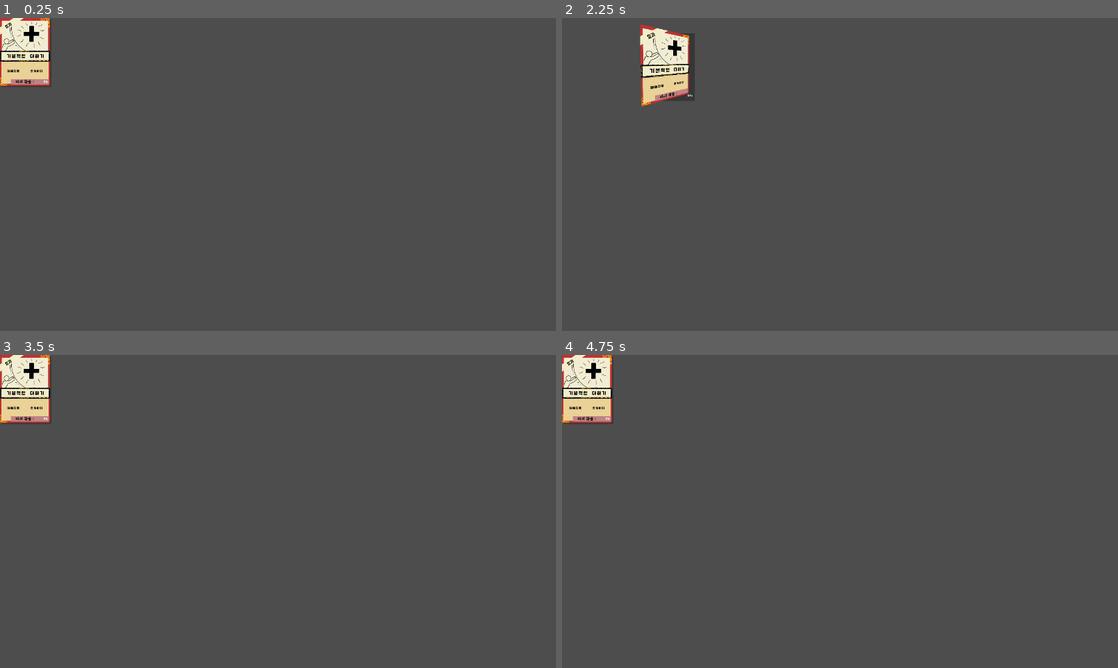
Above: before the commit, frames 1-4 (two rows, left to right).
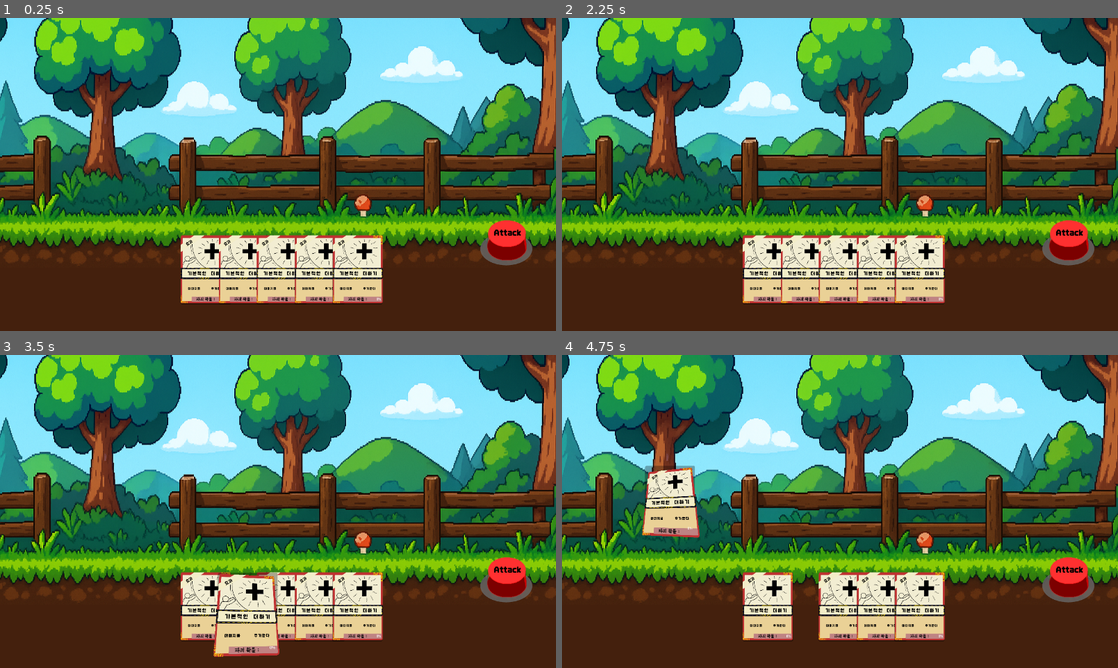
Above: after the commit, the same moments.

Repository: danielk5432/triangle_kimbop
Game: Godot game, scene res://scene/battle_test.tscn
Same seed, same stepped clock (60 frames per second), same inputs: the game is played once before the commit and once after it. The engine's default icon, where the game draws it, is replaced by a stand-in: a white triangle on a blue panel in a dark square.
Inputs (mouse positions are in pixels of both pictures, inside the frame that each line leads up to):
- Up to frame 1 (0.25 s): no input
- Up to frame 2 (2.25 s): click "0%" at 0.5 s; click (1073, 240) at 1.27 s; tap Enter (ui_accept) at 2 s; drag from (584, 52) to (895, 105) at 2.02 s
- Up to frame 3 (3.5 s): drag from (166, 527) to (250, 574) at 2.77 s
- Up to frame 4 (4.75 s): move the mouse to (895, 442) at 3.52 s; hold Up (ui_up) 3.53-4.25 s; click (895, 442) at 3.67 s; tap Enter (ui_accept) at 4.25 s; drag from (812, 574) to (673, 464) at 4.27 s

The runs differ from the first frame. In frame 1, 100% of the frame differs, in the area x 0-100%, y 0-100%; in frame 2, 100%; in frame 3, 100%; in frame 4, 100%.

Commit message:
card select complete

Diff:
--- a/scene/battle_test.tscn
+++ b/scene/battle_test.tscn
@@ -1,13 +1,25 @@
-[gd_scene load_steps=3 format=3 uid="uid://0abkycpxej81"]
+[gd_scene load_steps=5 format=3 uid="uid://0abkycpxej81"]
 
 [ext_resource type="Script" uid="uid://b1gqhyl5iapvq" path="res://script/battle_manager.gd" id="1_ka80r"]
-[ext_resource type="PackedScene" uid="uid://cndog1tx8q6fb" path="res://scene/card/fireball_card.tscn" id="2_ka80r"]
+[ext_resource type="Texture2D" uid="uid://boouxrscpgl48" path="res://resource/background.png" id="2_ka80r"]
+[ext_resource type="Texture2D" uid="uid://clc8sqndh1n4l" path="res://resource/attack_off.png" id="3_sib02"]
+[ext_resource type="Texture2D" uid="uid://bw4wlnk7fojdg" path="res://resource/attack_on.png" id="4_hyxxc"]
 
 [node name="BattleTest" type="Node2D"]
 script = ExtResource("1_ka80r")
 
+[node name="Background" type="Sprite2D" parent="."]
+position = Vector2(640, 426)
+texture = ExtResource("2_ka80r")
+
 [node name="CardHolder" type="CanvasLayer" parent="."]
 
-[node name="FireballCard" parent="CardHolder" instance=ExtResource("2_ka80r")]
+[node name="Button" type="TextureButton" parent="CardHolder"]
+offset_left = 1073.0
+offset_top = 435.0
+offset_right = 1273.0
+offset_bottom = 585.0
+texture_normal = ExtResource("3_sib02")
+texture_pressed = ExtResource("4_hyxxc")
 
 [node name="Node2D" type="Node2D" parent="."]
--- a/scene/card/base_card.tscn
+++ b/scene/card/base_card.tscn
@@ -19,6 +19,9 @@
 [sub_resource type="LabelSettings" id="LabelSettings_62a2r"]
 font_size = 30
 
+[sub_resource type="LabelSettings" id="LabelSettings_w6npp"]
+font_size = 100
+
 [node name="Card" type="Button"]
 offset_right = 8.0
 offset_bottom = 8.0
@@ -35,7 +38,7 @@
 offset_bottom = 40.0
 texture = ExtResource("5_w6npp")
 
-[node name="Label" type="Label" parent="."]
+[node name="DestoryPercent" type="Label" parent="."]
 offset_left = 150.0
 offset_top = 562.0
 offset_right = 444.0
@@ -44,3 +47,15 @@
 label_settings = SubResource("LabelSettings_62a2r")
 horizontal_alignment = 2
 vertical_alignment = 1
+
+[node name="Index" type="Label" parent="."]
+visible = false
+layout_mode = 0
+offset_left = 203.0
+offset_top = -136.0
+offset_right = 260.0
+offset_bottom = 1.0
+text = "1"
+label_settings = SubResource("LabelSettings_w6npp")
+horizontal_alignment = 1
+vertical_alignment = 1
--- a/scene/card/fireball_card.tscn
+++ b/scene/card/fireball_card.tscn
@@ -29,8 +29,6 @@
 [node name="FireballCard" type="Control"]
 layout_mode = 3
 anchors_preset = 0
-size_flags_horizontal = 4
-size_flags_vertical = 4
 script = ExtResource("1_4asd2")
 card_data = SubResource("Resource_u5064")
 
--- a/script/battle_manager.gd
+++ b/script/battle_manager.gd
@@ -16,10 +16,17 @@
 #@onready var enemy_manager = $EnemyManager
 @onready var graveyard = []
 var deck : Array
-var hand = []
+var hand_data : Array[CardData]
+var hand_card : Array[BaseCard]
+var selected_cards : Array[BaseCard]
 
 func _ready():
 	change_state(BattleState.SETUP)
+
+func _on_card_selected(card: BaseCard):
+	card.select_order = selected_cards.size()
+	selected_cards.append(card)
+	card.show_order_label(card.select_order)
 
 func change_state(new_state: BattleState):
 	current_state = new_state
@@ -29,11 +36,15 @@
 			deck.shuffle()
 			change_state(BattleState.DRAW)
 		BattleState.DRAW:
-			if len(hand) == 0:
+			if len(hand_data) == 0:
 				draw_n_cards(Global.initial_draw)
 			else:
 				draw_n_cards(Global.draw_card)
-
+			layout_hand_cards()
+			for card in hand_card:
+				card.connect("card_selected", _card_selected)
+				card.connect("card_deselected", _card_deselected)
+			change_state(BattleState.SELECT)
 		BattleState.SELECT:
 			#wait_for_player_selection()
 			pass
@@ -57,4 +68,34 @@
 func draw_n_cards(n : int):
 	for i in range(n):
 		if !deck.is_empty():
-			hand.append(deck.pop_back())
+			hand_data.append(deck.pop_back())
+
+func layout_hand_cards():
+	var spacing = 350  # 카드 간 간격
+	var y = 2000        # 화면 아래쪽 위치 (필요시 조정)
+	var x = 1900
+	var screen_width = get_viewport_rect().size.x
+	var total_width = hand_data.size() * spacing
+	var start_x = (screen_width - total_width) / 2.0 + x
+
+	for i in range(hand_data.size()):
+		var card_data = hand_data[i]
+		var target_pos = Vector2(start_x + i * spacing, y)
+		var new_card = Global.make_card(card_data)
+		new_card.card_data = card_data
+		$CardHolder.add_child(new_card)
+		new_card.set_card_position(target_pos)
+		hand_card.append(new_card)
+
+
+func _card_selected(sel_card : BaseCard):
+	sel_card.set_index(len(selected_cards) + 1)
+	selected_cards.append(sel_card)
+
+func _card_deselected(sel_card : BaseCard):
+	for i in range(len(selected_cards)):
+		if sel_card == selected_cards[i]:
+			selected_cards.pop_at(i)
+			break
+	for i in range(len(selected_cards)):
+		selected_cards[i].set_index(i+1)
--- a/script/card/base_card.gd
+++ b/script/card/base_card.gd
@@ -1,20 +1,27 @@
 class_name BaseCard
 extends Control
+
+signal card_selected(card: BaseCard)
+signal card_deselected(card: BaseCard)
 
 @export var card_data = CardData.new()
 
 func _ready():
 	$Card.current_texture = card_data.icon
 	$Card.reset_texture()
-	$Card/Label.z_index = 100
 	scale = Vector2(0.25, 0.25)  # 1/4 크기로 축소
+	$Card.connect("card_selected", _card_selected)
+	$Card.connect("card_deselected", _card_deselected)
 
-func make_card(data : CardData) -> Control:
-	var new_card : Control
-	if !data:
-		return null
-	match data.card_type:
-		"fireball":
-			new_card = preload("res://scene/card/fireball_card.tscn").instantiate()
-	new_card.card_data = data
-	return new_card
+
+func set_card_position(target_pos):
+	$Card.handle_movement_r(target_pos)
+
+func set_index(i: int):
+	$Card/Index.text = str(i)
+
+func _card_selected():
+	card_selected.emit(self)
+
+func _card_deselected():
+	card_deselected.emit(self)
--- a/script/card/card_custom.gd
+++ b/script/card/card_custom.gd
@@ -1,7 +1,13 @@
 extends Card
+
+signal card_selected()
+signal card_deselected()
 
 @export var move_pos: Vector2 = Vector2(0, -40)
 @export var move_time: float = 0.1
+
+@export var unselected_level = 0
+@export var selected_level = 1
 
 var card_activated := false
 var move_tween: Tween = null
@@ -26,10 +32,17 @@
 		var target_pos: Vector2
 		if card_activated:
 			target_pos = initial_position + move_pos
+			card_selected.emit()
+			$Index.visible = true
 			animate_scale(Vector2(1.2, 1.2))
+			z_index = selected_level
+
 		else:
 			target_pos = initial_position
+			card_deselected.emit()
+			$Index.visible = false
 			animate_scale(Vector2(1, 1))
+			z_index = unselected_level
 
 		handle_movement(target_pos, true, move_time)
 
@@ -68,6 +81,19 @@
 	else:
 		move_tween.tween_property(self, "position", _move_to, _duration)
 
+func handle_movement_r(_move_to: Vector2, is_global: bool = false, _duration: float = 0.1):
+	if move_tween:
+		move_tween.kill()
+	move_tween = create_tween()
+
+	if is_global:
+		move_tween.tween_property(self, "global_position", _move_to, _duration)
+	else:
+		move_tween.tween_property(self, "position", _move_to, _duration)
+	move_tween.finished.connect(func():
+			initial_position = _move_to
+	)
+
 func animate_scale(target_scale: Vector2, duration: float = 0.1):
 	var scale_tween := create_tween()
 	scale_tween.tween_property(self, "scale", target_scale, duration)
@@ -75,3 +101,18 @@
 func reset_texture():
 	shadow_card.texture = current_texture
 	card_texture.texture = current_texture
+
+
+func set_required():
+	super.set_required()
+	move_child(card_texture, 0)
+	move_child(shadow_card, 0)
+
+func set_tooltip():
+	if !CardGlobal.use_tooltips:
+		return
+	match current_texture:
+		back_texture:
+			tooltip_text = "Press MB2 to flip"
+		face_texture:
+			tooltip_text = card_resource.card_description
--- a/script/card/fireball_card.gd
+++ b/script/card/fireball_card.gd
@@ -1,2 +1,7 @@
 class_name FireballCard
 extends BaseCard
+
+
+
+func _init():
+	card_data = FireballData.new()
--- /dev/null
+++ b/script/card/fireball_data.gd
@@ -0,0 +1,12 @@
+class_name FireballData
+extends CardData
+
+func _init():
+	name = "fireball"
+	icon = load("res://resource/fireball_card.png")
+	damage = 3.0
+	damage_growth = 2.0
+	break_chance = 0.06
+	break_chance_growth = -0.02
+	card_type = "Basic"
+	symbol = "+"
--- a/script/global.gd
+++ b/script/global.gd
@@ -13,3 +13,11 @@
 		for i in range(5):
 			player_deck.append(fireball_instance.card_data.duplicate(true))
 	return player_deck
+
+func make_card(data : CardData) -> Control:
+	if !data:
+		return null
+	match data.name:
+		"fireball":
+			return preload("res://scene/card/fireball_card.tscn").instantiate()
+	return null
Binary file added: resource/attack_off.png
Not shown, added: resource/attack_off.png.import
Binary file added: resource/attack_on.png
Not shown, added: resource/attack_on.png.import
Binary file added: resource/background.png
Not shown, added: resource/background.png.import
Not shown: 1 places in scene/card/base_card.tscn that only renumber resources
Not shown, added: script/card/fireball_data.gd.uid
